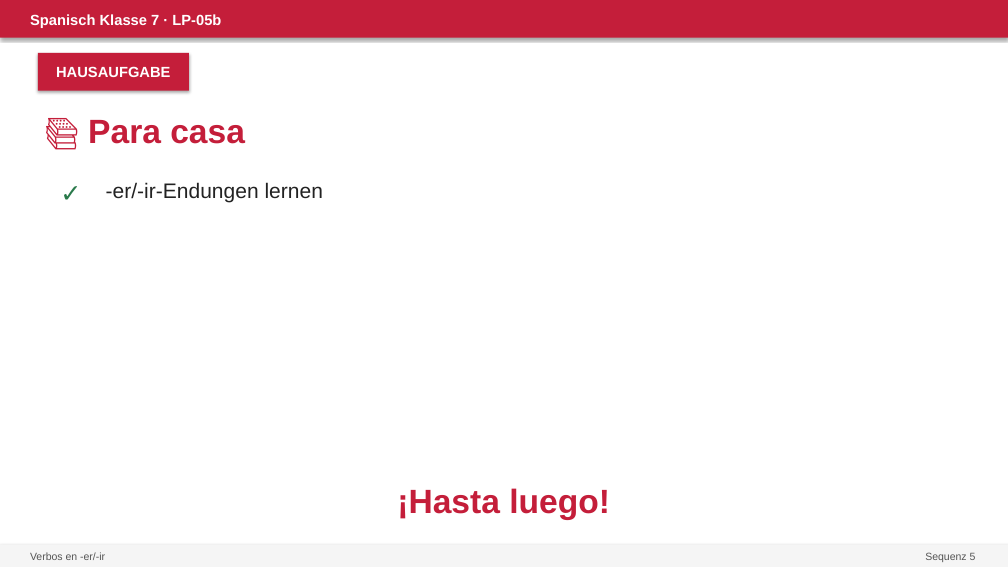
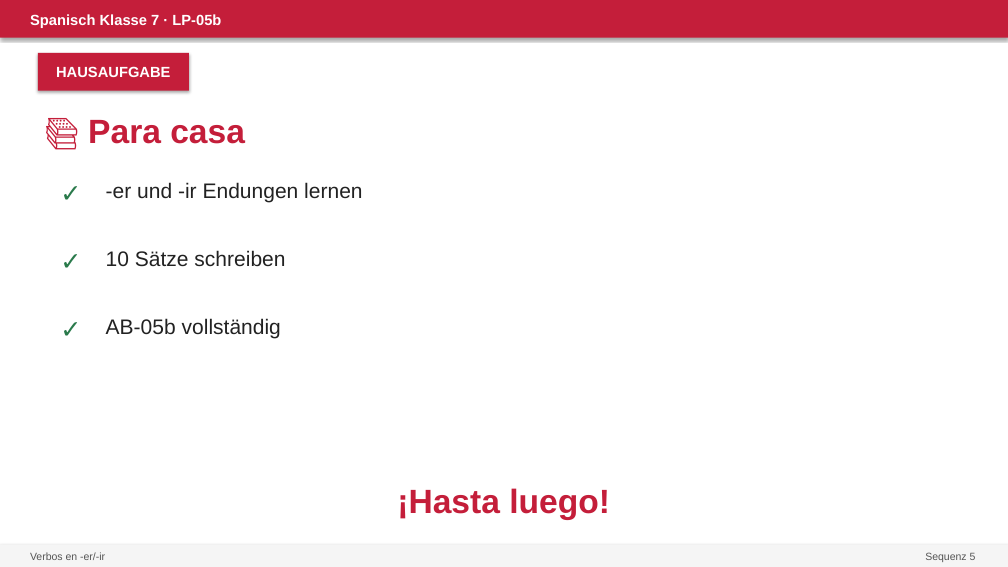
Before and after one commit to devbox42/sciencesim, a slide deck: slide 14 of projects/spanisch/kl07/sequenz-05-tiempo-libre/05b-verbos-er-ir/PPT-05b.pptx (slide 5 before the commit). Drawn at 1008x567 pixels with LibreOffice and Linux fonts; fonts in the diff are those of the drawing. Boxes give left, top, right and bottom in pixels: in the first picture for what was removed or moved away, otherwise in the second. Text is boxed around its words. In the diff, an @@ line names an element or a change of style, - is before the commit and + after.

```diff
--- a/projects/spanisch/kl07/sequenz-05-tiempo-libre/05b-verbos-er-ir/PPT-05b.pptx
+++ b/projects/spanisch/kl07/sequenz-05-tiempo-libre/05b-verbos-er-ir/PPT-05b.pptx
@@ text at (x1=106, y1=182, x2=362, y2=203): text changed @@
--er/-ir-Endungen lernen
+-er und -ir Endungen lernen
@@ text added at (x1=53, y1=242, x2=91, y2=280), 24 pt, text #2A7A4B, bold @@
+✓
@@ text added at (x1=106, y1=250, x2=285, y2=267), 20 pt, text #222222 @@
+10 Sätze schreiben
@@ text added at (x1=53, y1=310, x2=91, y2=348), 24 pt, text #2A7A4B, bold @@
+✓
@@ text added at (x1=106, y1=318, x2=281, y2=339), 20 pt, text #222222 @@
+AB-05b vollständig
```
Also in this commit, not shown: 3 other slides changed, 9 slides added, 32 other files.
